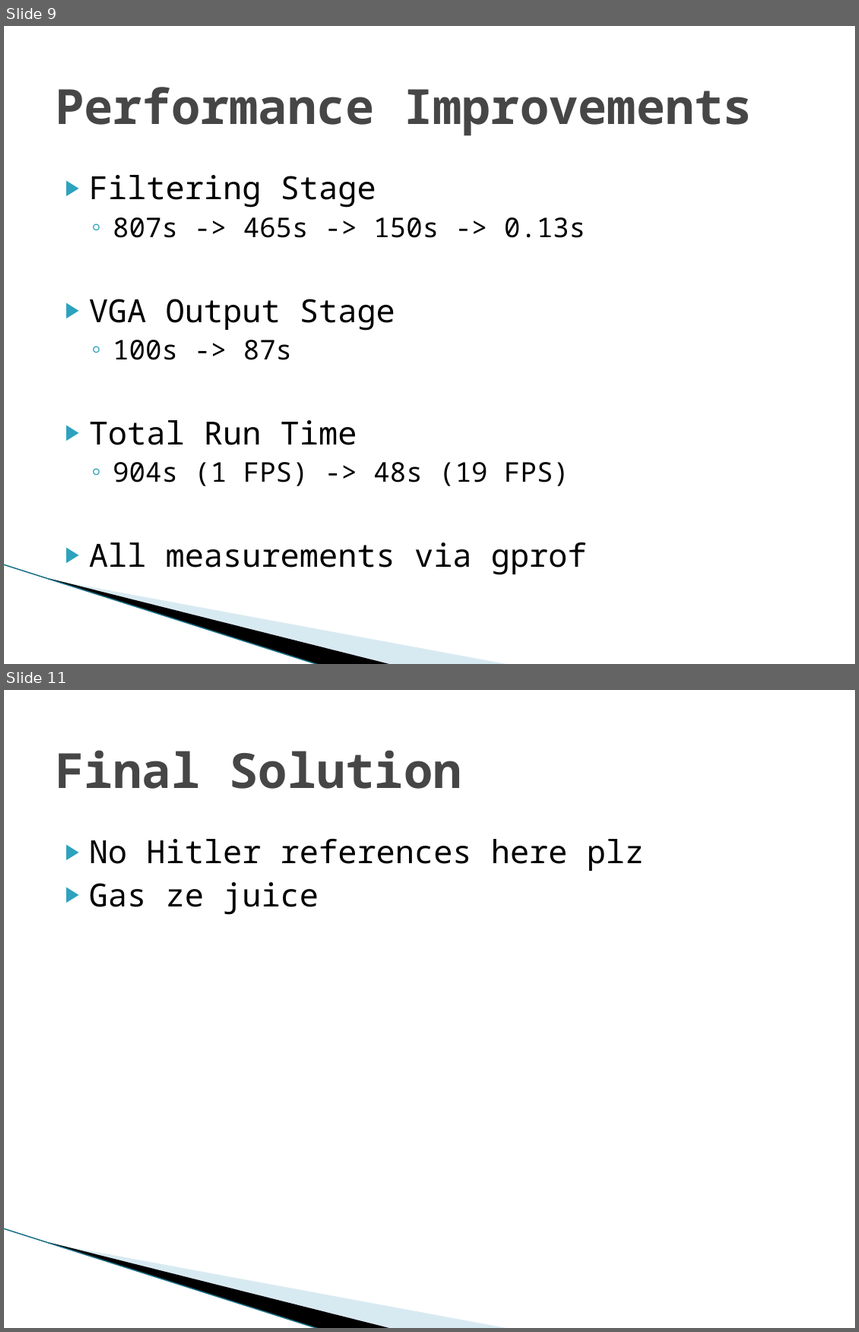
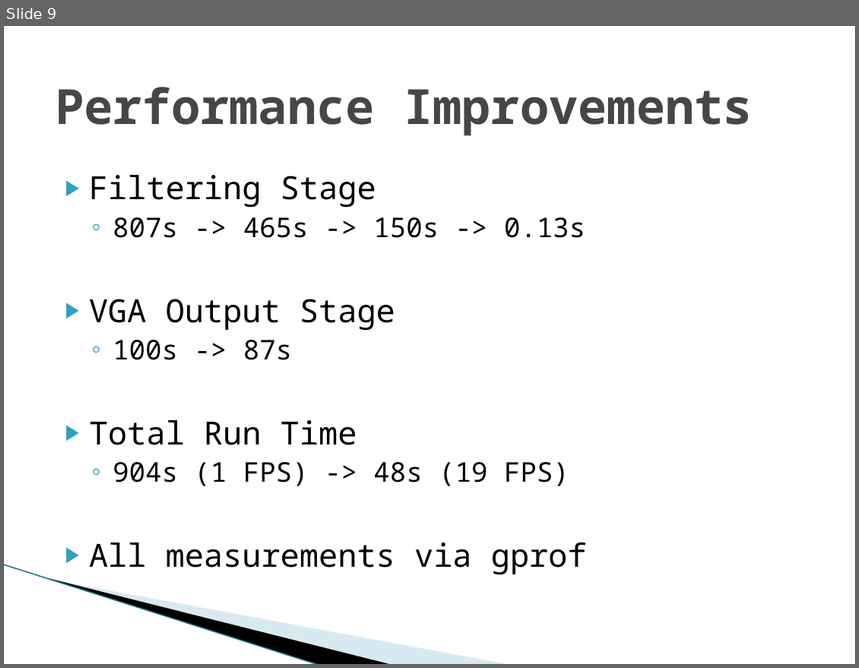
Before and after one commit to nz-Mark-Y/Object-Detection-SoC, a slide deck: documentation/Phase 3.pptx. Shown one above the other, each under a label of ours: slides 9 and 11 before the commit, slide 9 after it; the slides between them are not shown. The pictures are 859x1332 and 859x668 pixels, drawn with LibreOffice and Linux fonts; fonts in the diff are those of the drawing; background and template pictures are left out. Boxes give left, top, right and bottom in pixels: in the first picture for what was removed or moved away, otherwise in the second. Text is boxed around its words. In the diff, an @@ line names an element or a change of style, - is before the commit and + after.

```diff
--- a/documentation/Phase 3.pptx
+++ b/documentation/Phase 3.pptx
@@ slide 11 removed at (4,690,855,1328), background #FFFFFF; not listed: 3 template elements that a slide beside it also shows @@
@@ title removed at (55,750,462,789) @@
-Final Solution
@@ text removed at (89,839,645,915) @@
-▶ No Hitler references here plz
-▶ Gas ze juice
```
Also in this commit, not shown: 5 slides changed.
